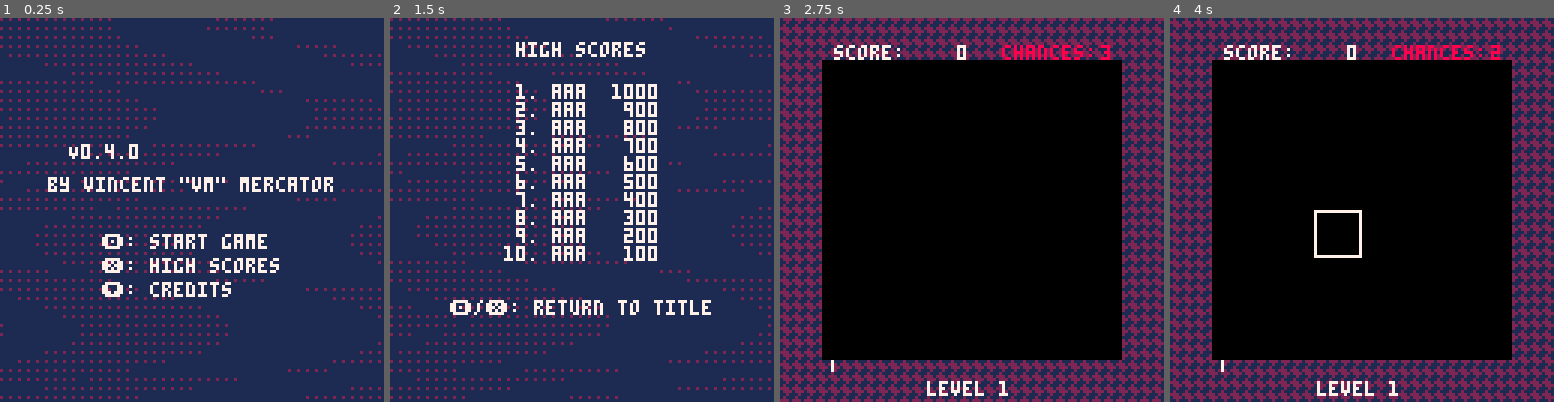
Above: before the commit, frames 1-4 (left to right).
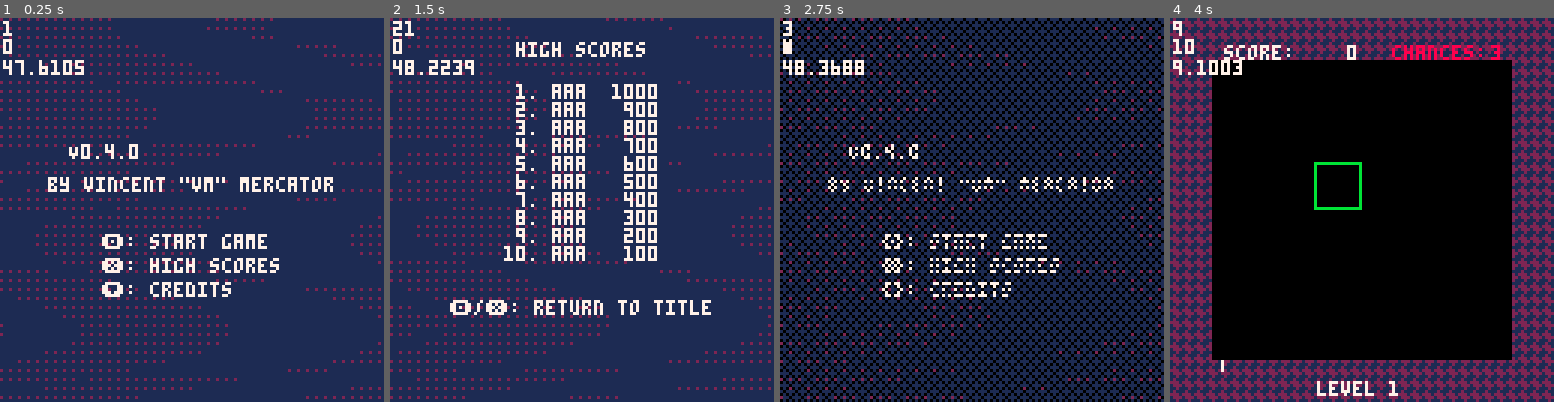
Above: after the commit, the same moments.

Repository: vm70/stratagem
Game: PICO-8 cartridge src/main.p8
Same seed, same stepped clock (60 frames per second), same inputs: the game is played once before the commit and once after it.
Inputs (mouse positions are in pixels of both pictures, inside the frame that each line leads up to):
- Up to frame 1 (0.25 s): no input
- Up to frame 2 (1.5 s): tap X (X key) at 0.33, 1.07 s; click (670, 121) at 0.67 s; tap O (Z key) at 0.7 s; click (436, 267) at 1.22 s
- Up to frame 3 (2.75 s): hold Right 1.6-2.1 s; tap O (Z key) at 1.7, 2.1, 2.5 s; click (887, 114) at 1.77 s; tap X (X key) at 1.85 s; hold Up 2.15-2.42 s; click (952, 259) at 2.32 s; hold Right from 2.47 s (still down)
- Up to frame 4 (4 s): click (1404, 106) at 2.87 s; tap O (Z key) at 2.9, 3.3, 3.7 s; tap X (X key) at 2.97 s; release Right at 3.03 s; hold Left 3.08-3.58 s; click (1465, 256) at 3.42 s; hold Down 3.63-3.97 s; click (1231, 102) at 3.97 s

The runs differ from the first frame. In frame 1, 0.5% of the frame differs, in the area x 0-22%, y 0-15%; in frame 2, 0.6%; in frame 3, 64%, in the area x 0-100%, y 0-100%; in frame 4, 1.3%.

Commit message:
Add fade-to-black function for state transitions
This is the last part of Issue #14.

Diff:
--- a/src/main.lua
+++ b/src/main.lua
@@ -14,24 +14,25 @@
 STATES = {
 	title_screen = 1,
 	credits = 2,
-	game_init = 3,
-	prepare_grid = 4,
-	init_level_transition = 5,
-	game_idle = 6,
-	swap_select_mouse_held = 7,
-	swap_select = 8,
-	swap_transition = 9,
-	player_matching = 10,
-	show_match_points = 11,
-	fill_grid = 12,
-	fill_grid_transition = 13,
-	combo_check = 14,
-	level_up_transition = 15,
-	level_up = 16,
-	game_over_transition = 17,
-	game_over = 18,
-	enter_high_score = 19,
-	high_scores = 20,
+	title_transition = 3,
+	game_init = 4,
+	prepare_grid = 5,
+	init_level_transition = 6,
+	game_idle = 7,
+	swap_select_mouse_held = 8,
+	swap_select = 9,
+	swap_transition = 10,
+	player_matching = 11,
+	show_match_points = 12,
+	fill_grid = 13,
+	fill_grid_transition = 14,
+	combo_check = 15,
+	level_up_transition = 16,
+	level_up = 17,
+	game_over_transition = 18,
+	game_over = 19,
+	enter_high_score = 20,
+	high_scores = 21,
 }
 
 ---@type integer[] List of level music starting positions
@@ -250,6 +251,10 @@
 	elseif CartState == STATES.credits then
 		DrawTitleBG()
 		DrawCredits()
+	elseif CartState == STATES.title_transition then
+		DrawTitleBG()
+		DrawTitleFG(VERSION)
+		DrawFade(FrameCounter)
 	elseif CartState == STATES.game_init then
 		DrawGameBG()
 		DrawHUD(Player)
@@ -337,9 +342,9 @@
 	if MouseMode == 1 then
 		spr(15, stat(32) - 1, stat(33) - 1)
 	end
-	-- print(tostr(CartState), 1, 1, 7)
-	-- print(tostr(FrameCounter), 1, 7, 7)
-	-- print(tostr(stat(1) * 100), 1, 14, 7)
+	print(tostr(CartState), 1, 1, 7)
+	print(tostr(FrameCounter), 1, 7, 7)
+	print(tostr(stat(1) * 100), 1, 14, 7)
 end
 
 -- selene: allow(if_same_then_else)
@@ -347,7 +352,8 @@
 	if CartState == STATES.title_screen then
 		-- state transitions
 		if btnp(4) then
-			CartState = STATES.game_init
+			FrameCounter = 0
+			CartState = STATES.title_transition
 		elseif btnp(5) then
 			CartState = STATES.high_scores
 		elseif btnp(3) then
@@ -357,6 +363,12 @@
 		-- state transitions
 		if btnp(4) or btnp(5) then
 			CartState = STATES.title_screen
+		end
+	elseif CartState == STATES.title_transition then
+		if FrameCounter == FADE_FRAMES then
+			CartState = STATES.game_init
+		else
+			FrameCounter = FrameCounter + 1
 		end
 	elseif CartState == STATES.game_init then
 		-- state actions
--- a/src/ui.lua
+++ b/src/ui.lua
@@ -30,6 +30,9 @@
 ---@type integer number of frames to wait for swapping gems
 SWAP_FRAMES = 5
 
+---@type integer number of frames to wait for fades to & from black
+FADE_FRAMES = 15
+
 ---@type integer[] background patterns
 -- herringbone pattern
 -- 0100 -> 4
@@ -37,6 +40,9 @@
 -- 0111 -> 7
 -- 0010 -> 2
 BG_PATTERNS = { 0x4E72, 0xE724, 0x724E, 0x24E7 }
+
+---@type integer[] fading patterns
+FADE_PATTERNS = { 0xFFFF, 0xFDF7, 0xF5F5, 0xB5E5, 0xA5A5, 0xA1A4, 0xA0A0, 0x2080, 0x0000 }
 
 ---@type Particle[] list of particles for matches
 Particles = {}
@@ -75,6 +81,14 @@
 	fillp(0)
 	rectfill(14, 14, 113, 113, 0)
 	map(0, 0, 0, 0, 16, 16, 0)
+end
+
+-- Draw a fade to black using fill patterns
+---@param frame integer # frame number
+function DrawFade(frame)
+	local fade_pattern = min(flr(Lerp(1, #FADE_PATTERNS + 1, frame / FADE_FRAMES)), #FADE_PATTERNS)
+	fillp(FADE_PATTERNS[fade_pattern] + 0.5)
+	rectfill(0, 0, 128, 128, 0)
 end
 
 -- draw the gems in the grid
